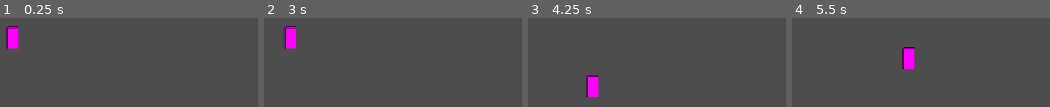
Above: before the commit, frames 1-4 (left to right).
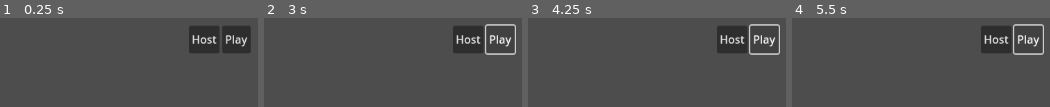
Above: after the commit, the same moments.

Repository: VictorPrazeres/2DMultiplayer
Game: Godot game, scene res://ui/main_menu/main_menu.tscn
Same seed, same stepped clock (60 frames per second), same inputs: the game is played once before the commit and once after it. Before the commit the project starts from res://main.tscn.
Inputs (mouse positions are in pixels of both pictures, inside the frame that each line leads up to):
- Up to frame 1 (0.25 s): no input
- Up to frame 2 (3 s): click (467, 39) at 0.5 s, where only the run after the commit has a clickable "Host"; click (501, 39) at 1.25 s, where only the run after the commit has a clickable "Play"; click (501, 39) at 2 s, where only the run after the commit has a clickable "Play"; tap Enter at 2.75 s; hold D (move_right) from 2.78 s (still down)
- Up to frame 3 (4.25 s): release D (move_right) at 3.53 s; hold S (move_down) from 3.53 s (still down)
- Up to frame 4 (5.5 s): release S (move_down) at 4.28 s; hold D (move_right) 4.28-5.03 s; hold W (move_up) from 5.03 s (still down)

The runs differ from the first frame. In frame 1, 7.7% of the frame differs, in the area x 2-98%, y 8-40%; in frame 2, 5.7%; in frame 3, 5.7%; in frame 4, 5.8%.

Commit message:
feat(multiplayer): setup initial networking foundation
Initialize high-level multiplayer peer configuration and connection
handlers to support upcoming peer-to-peer networking features.

Diff:
--- a/project.godot
+++ b/project.godot
@@ -11,7 +11,7 @@
 [application]
 
 config/name="2DMultiplayer"
-run/main_scene="uid://bwtumf0ncui6b"
+run/main_scene="uid://blnldpigbtvf6"
 config/features=PackedStringArray("4.4", "GL Compatibility")
 config/icon="res://icon.svg"
 
--- /dev/null
+++ b/ui/main_menu/main_menu.gd
@@ -0,0 +1,17 @@
+extends Control
+
+@onready var host_button: Button = $HContainer/HostButton
+@onready var play_button: Button = $HContainer/PlayButton
+
+
+func _ready() -> void:
+	host_button.pressed.connect(_on_host_pressed)
+	play_button.pressed.connect(_on_play_pressed)
+
+
+func _on_host_pressed() -> void:
+	print("host pressed")
+
+
+func _on_play_pressed() -> void:
+	print("play pressed")
--- /dev/null
+++ b/ui/main_menu/main_menu.tscn
@@ -0,0 +1,34 @@
+[gd_scene load_steps=2 format=3 uid="uid://blnldpigbtvf6"]
+
+[ext_resource type="Script" uid="uid://ctjr4uc0uqa4b" path="res://ui/main_menu/main_menu.gd" id="1_uhj5c"]
+
+[node name="MainMenu" type="Control"]
+layout_mode = 3
+anchors_preset = 15
+anchor_right = 1.0
+anchor_bottom = 1.0
+grow_horizontal = 2
+grow_vertical = 2
+script = ExtResource("1_uhj5c")
+
+[node name="HContainer" type="HBoxContainer" parent="."]
+layout_mode = 1
+anchors_preset = 8
+anchor_left = 0.5
+anchor_top = 0.5
+anchor_right = 0.5
+anchor_bottom = 0.5
+offset_left = -44.5
+offset_top = -20.0
+offset_right = 44.5
+offset_bottom = 20.0
+grow_horizontal = 2
+grow_vertical = 2
+
+[node name="HostButton" type="Button" parent="HContainer"]
+layout_mode = 2
+text = "Host"
+
+[node name="PlayButton" type="Button" parent="HContainer"]
+layout_mode = 2
+text = "Play"
Not shown, added: ui/main_menu/main_menu.gd.uid
